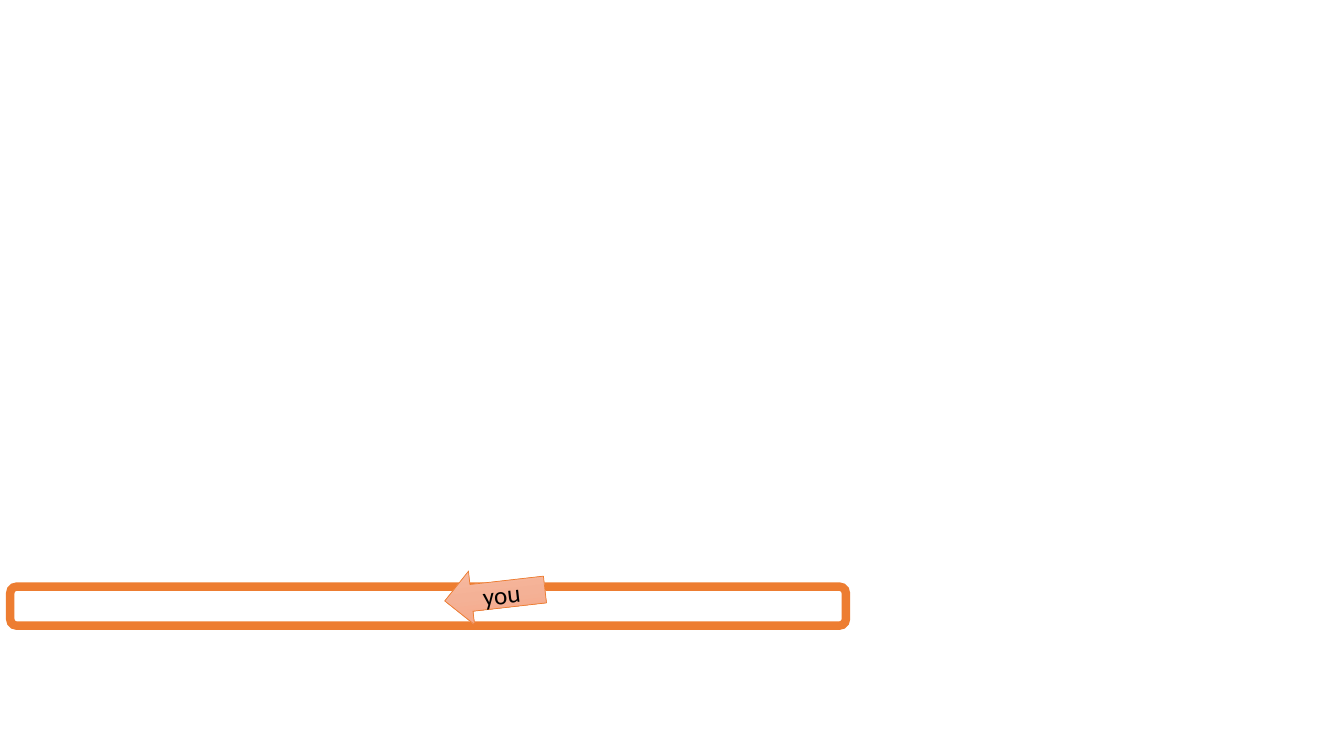
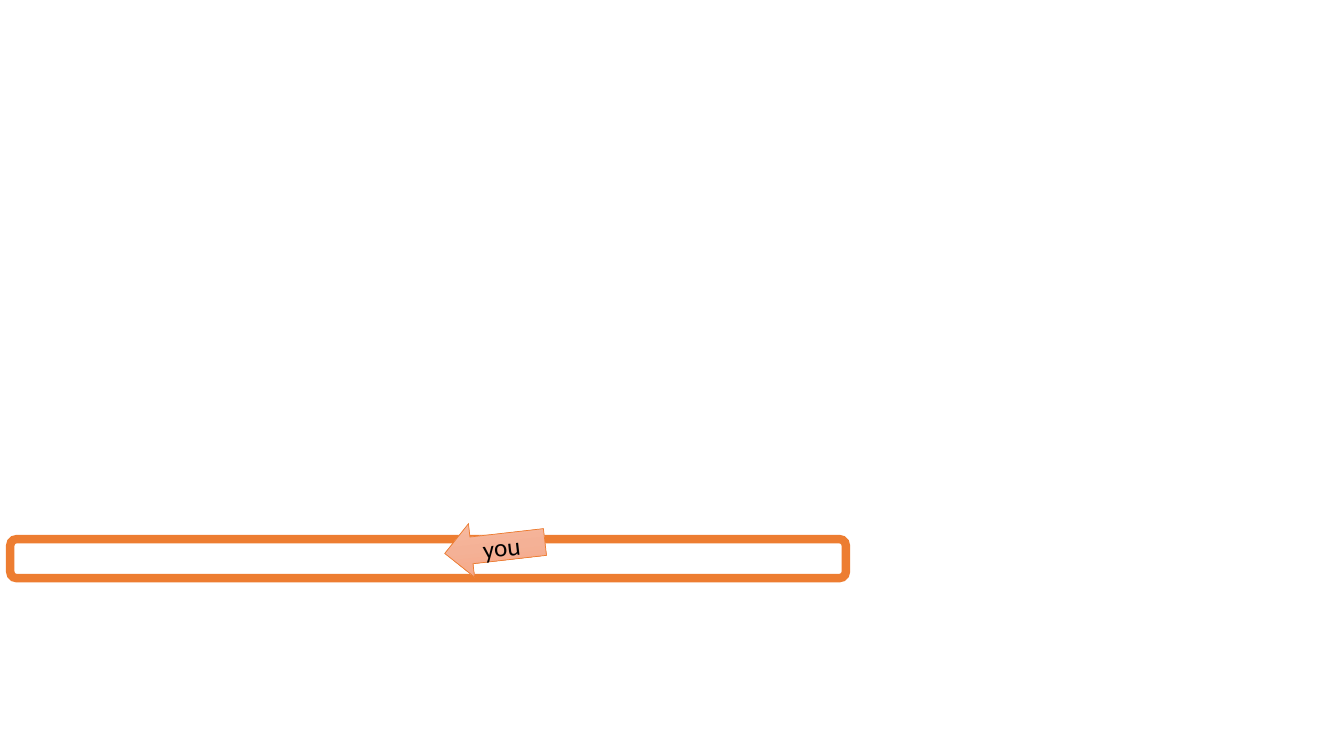
Before and after one commit to GeorgLink/georglink.github.io, a slide deck: slide 66 of study/Tutorial.pptx (slide 67 before the commit). Drawn at 1344x756 pixels with LibreOffice and Linux fonts; fonts in the diff are those of the drawing; background and template pictures are left out. Boxes give left, top, right and bottom in pixels: in the first picture for what was removed or moved away, otherwise in the second. Text is boxed around its words. In the diff, an @@ line names an element or a change of style, - is before the commit and + after.

```diff
--- a/study/Tutorial.pptx
+++ b/study/Tutorial.pptx
@@ rounded rectangle: place and size @@
-rounded rectangle at <box>10,587,846,626</box>
+rounded rectangle at <box>10,539,846,579</box>
@@ left arrow "you": place and size @@
-left arrow "you" at <box>442,563,548,628</box>
+left arrow "you" at <box>442,516,548,580</box>
```
Also in this commit, not shown: 4 other slides changed, 4 slides added, 4 slides removed, 1 other file.
